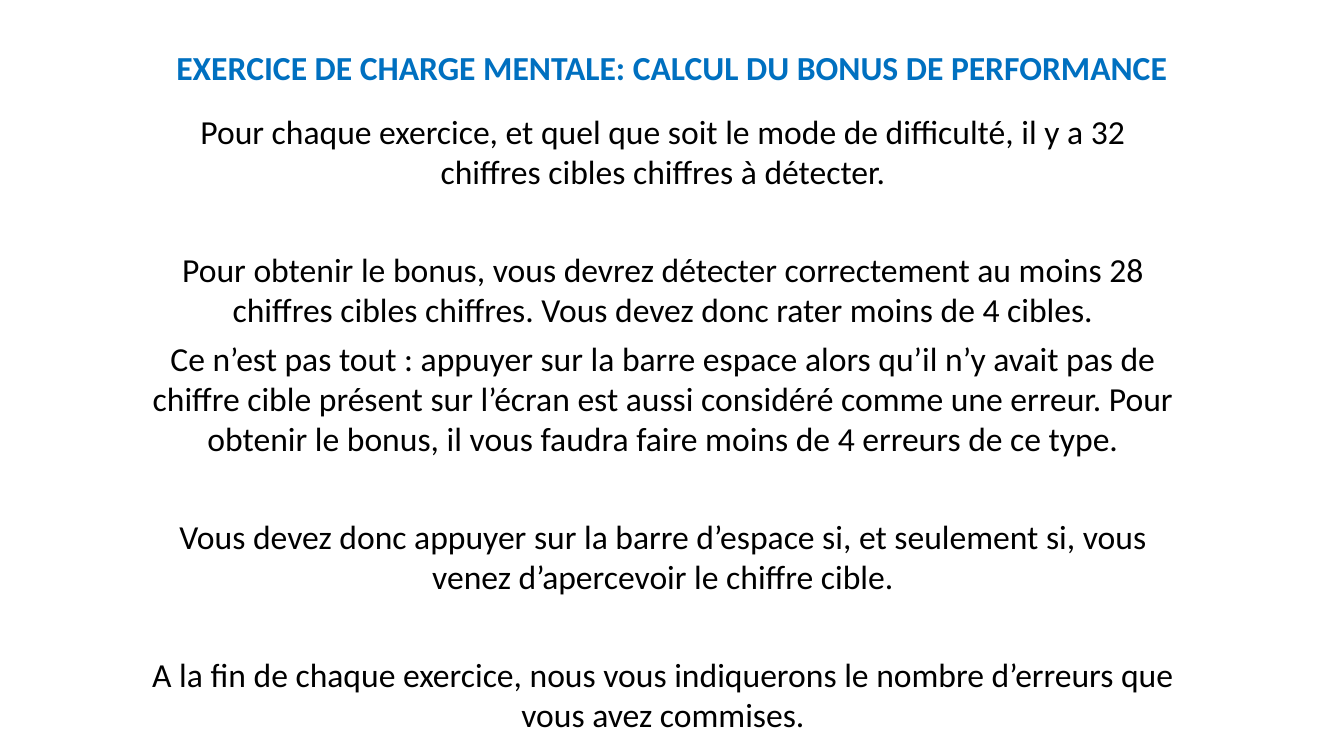
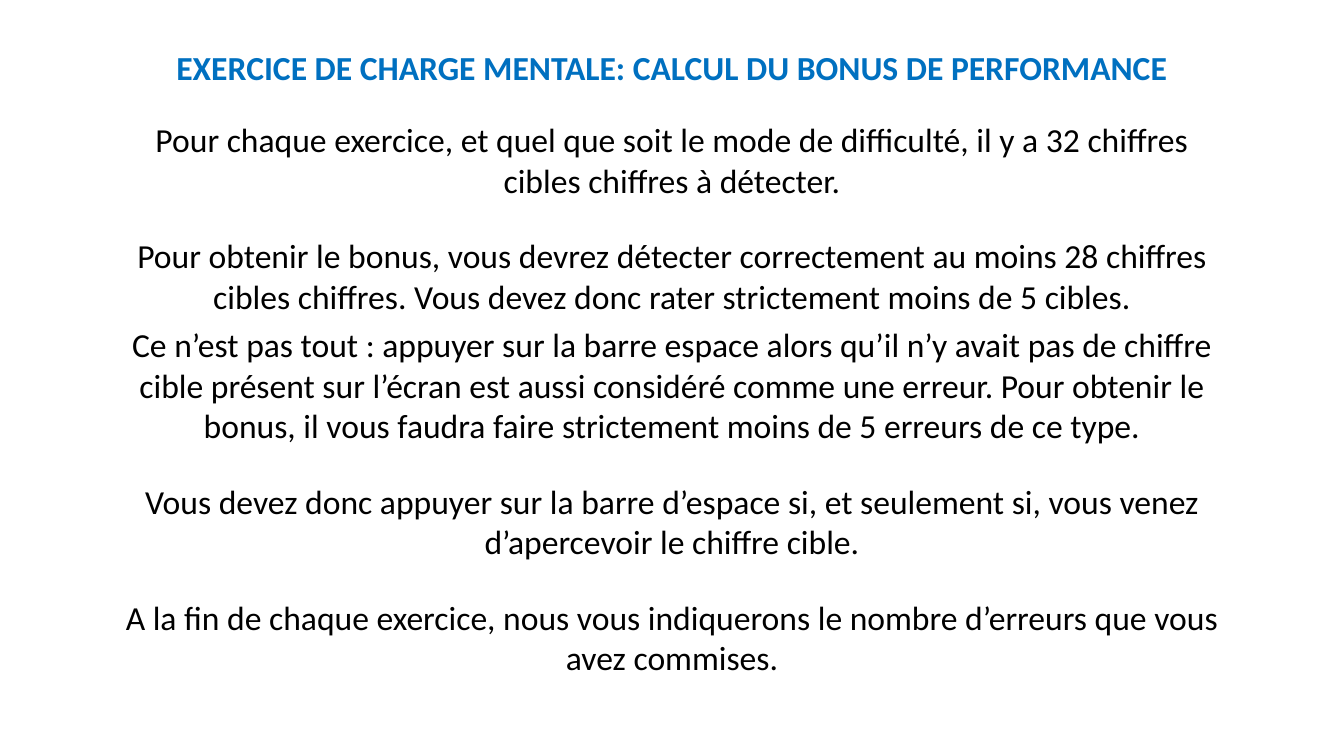
Before and after one commit to MBB-team/Online_Testing, a slide deck: slide 10 of src/EngMain/Stimuli/Instructions.pptx. Drawn at 1344x756 pixels with LibreOffice and Linux fonts; fonts in the diff are those of the drawing. Boxes give left, top, right and bottom in pixels: in the first picture for what was removed or moved away, otherwise in the second. Text is boxed around its words. In the diff, an @@ line names an element or a change of style, - is before the commit and + after.

```diff
--- a/src/EngMain/Stimuli/Instructions.pptx
+++ b/src/EngMain/Stimuli/Instructions.pptx
@@ text "Pour chaque exercice, et quel ...": place and size @@
-text "Pour chaque exercice, et quel ..." at bbox=[152, 120, 1173, 728]
+text "Pour chaque exercice, et quel ..." at bbox=[126, 128, 1217, 671]
@@ text at bbox=[132, 244, 1211, 444]: text changed @@
-Pour obtenir le bonus, vous devrez détecter correctement au moins 28 chiffres cibles chiffres. Vous devez donc rater moins de 4 cibles.
-Ce n’est pas tout : appuyer sur la barre espace alors qu’il n’y avait pas de chiffre cible présent sur l’écran est aussi considéré comme une erreur. Pour obtenir le bonus, il vous faudra faire moins de 4 erreurs de ce type.
+Pour obtenir le bonus, vous devrez détecter correctement au moins 28 chiffres cibles chiffres. Vous devez donc rater strictement moins de 5 cibles.
+Ce n’est pas tout : appuyer sur la barre espace alors qu’il n’y avait pas de chiffre cible présent sur l’écran est aussi considéré comme une erreur. Pour obtenir le bonus, il vous faudra faire strictement moins de 5 erreurs de ce type.
```
Also in this commit, not shown: 5 other slides changed, 2 slides removed, 35 other files.
